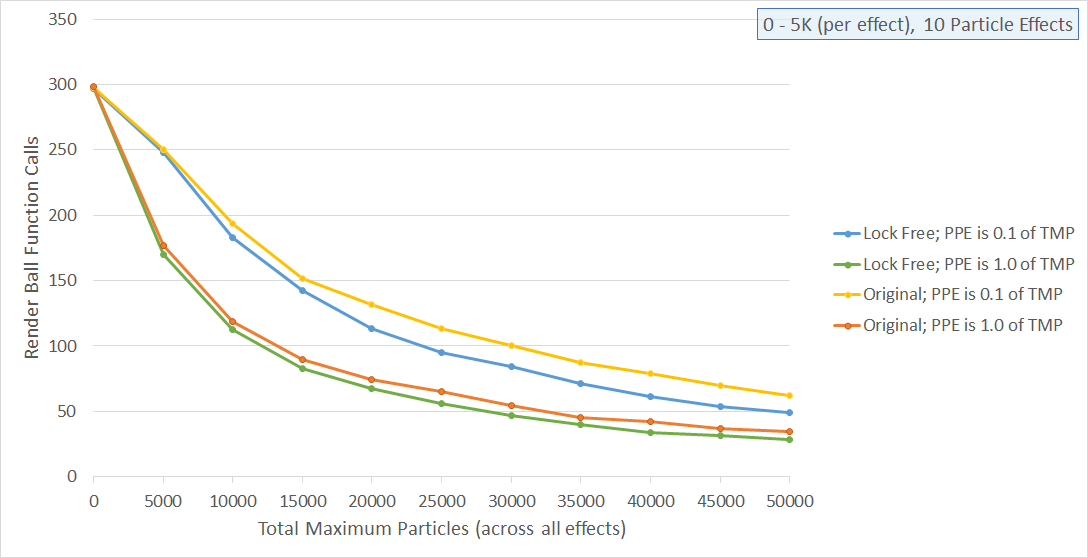
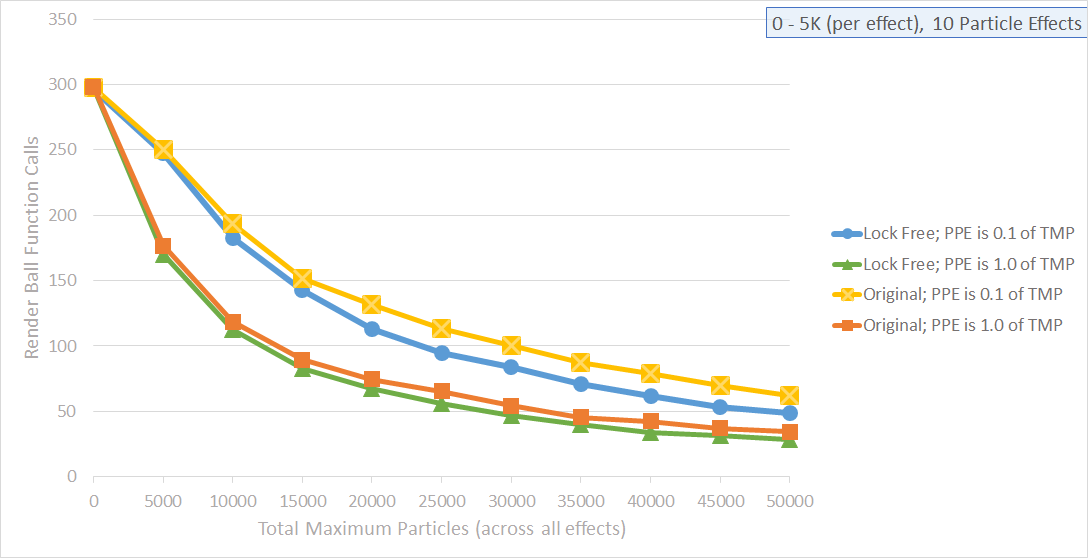
Before/after of a 1088x558 layered artwork. What changed in the layer stack:
added layer "Layer 3" above "Layer 2" over bbox(23, 7, 1087, 539)
